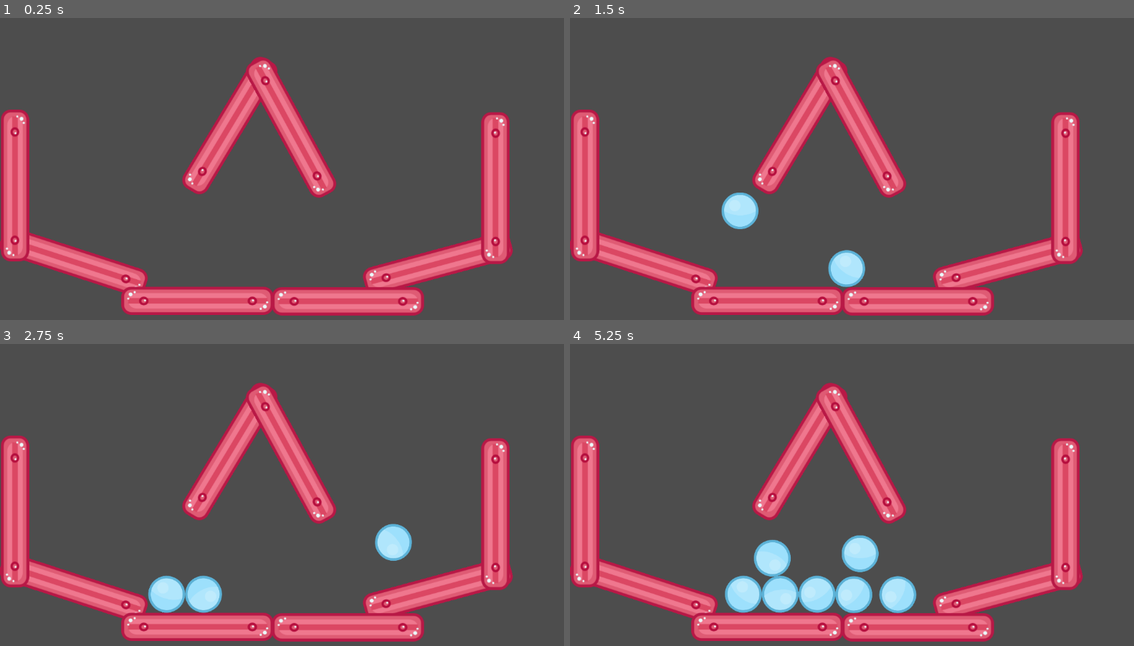
Above: before the commit, frames 1-4 (two rows, left to right).
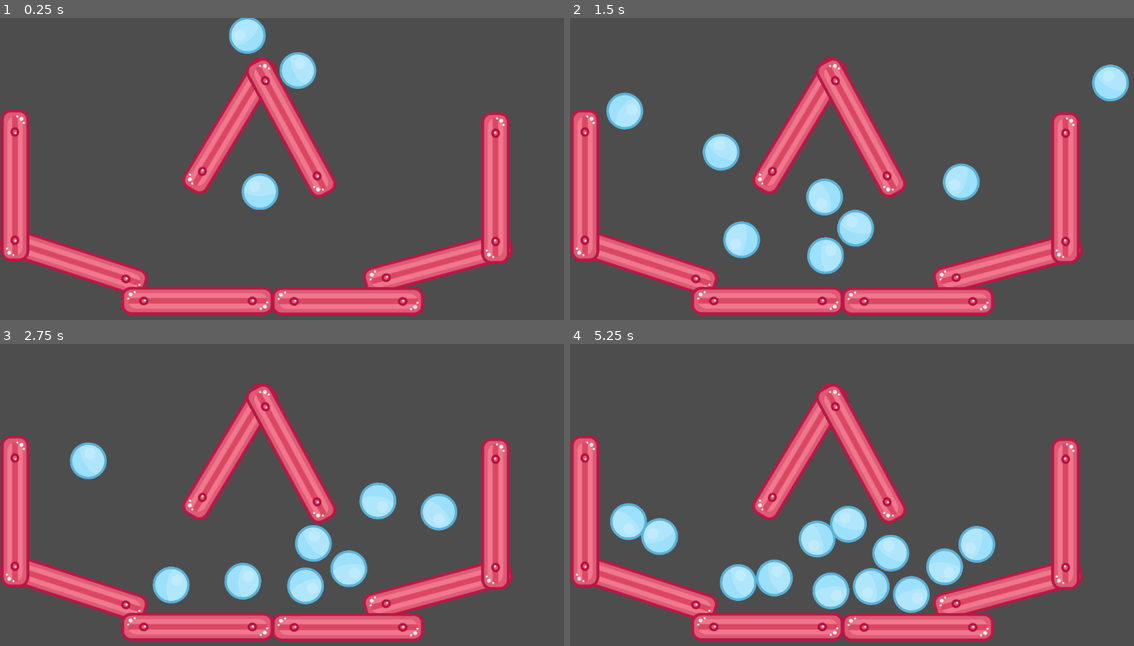
Above: after the commit, the same moments.

Repository: ethandav/learning-godot
Game: Godot game, scene res://Main.tscn
Same seed, same stepped clock (60 frames per second), same inputs: the game is played once before the commit and once after it.
Inputs (mouse positions are in pixels of both pictures, inside the frame that each line leads up to):
- Up to frame 1 (0.25 s): no input
- Up to frame 2 (1.5 s): move the mouse to (981, 162) at 0.52 s; press the mouse at (981, 162) at 0.53 s; move the mouse to (739, 196) at 1.27 s; release the mouse at (739, 196) at 1.28 s; click (739, 196) at 1.35 s
- Up to frame 3 (2.75 s): move the mouse to (344, 434) at 2.02 s; press the mouse at (344, 434) at 2.03 s
- Up to frame 4 (5.25 s): move the mouse to (829, 567) at 2.77 s; release the mouse at (829, 567) at 2.78 s; click (829, 567) at 2.85 s; move the mouse to (1026, 552) at 3.52 s; press the mouse at (1026, 552) at 3.53 s; move the mouse to (682, 455) at 4.27 s; release the mouse at (682, 455) at 4.28 s; click (682, 455) at 4.35 s; move the mouse to (885, 504) at 5.02 s; press the mouse at (885, 504) at 5.03 s

The runs differ from the first frame. In frame 1, 1.9% of the frame differs, in the area x 40-57%, y 0-64%; in frame 2, 6.1%; in frame 3, 6.4%; in frame 4, 8.8%, in the area x 7-76%, y 52-90%.

Commit message:
Change all ball instances

Diff:
--- a/instancing_starter/Ball.tscn
+++ b/instancing_starter/Ball.tscn
@@ -3,6 +3,7 @@
 [ext_resource type="Texture2D" uid="uid://dv6rx85s1gy3i" path="res://assets/ballBlue_10.png" id="1"]
 
 [sub_resource type="PhysicsMaterial" id="1"]
+bounce = 0.5
 
 [sub_resource type="CircleShape2D" id="2"]
 radius = 37.1452
--- a/instancing_starter/Main.tscn
+++ b/instancing_starter/Main.tscn
@@ -131,3 +131,24 @@
 [node name="CollisionShape2D" type="CollisionShape2D" parent="WallContainer/Wall6"]
 rotation = 1.5708
 shape = SubResource("2")
+
+[node name="Ball" parent="." instance=ExtResource("2")]
+position = Vector2(529, -44)
+
+[node name="Ball2" parent="." instance=ExtResource("2")]
+position = Vector2(529, -44)
+
+[node name="Ball3" parent="." instance=ExtResource("2")]
+position = Vector2(529, -44)
+
+[node name="Ball4" parent="." instance=ExtResource("2")]
+position = Vector2(529, -44)
+
+[node name="Ball5" parent="." instance=ExtResource("2")]
+position = Vector2(529, -44)
+
+[node name="Ball6" parent="." instance=ExtResource("2")]
+position = Vector2(529, -44)
+
+[node name="Ball7" parent="." instance=ExtResource("2")]
+position = Vector2(529, -44)
